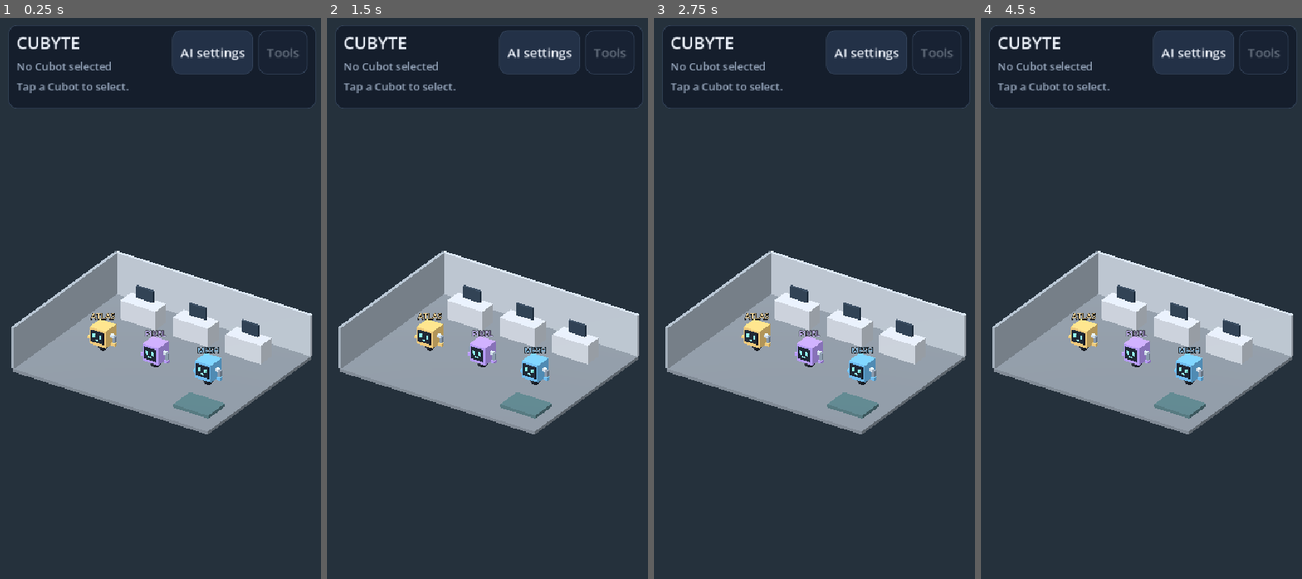
Above: before the commit, frames 1-4 (left to right).
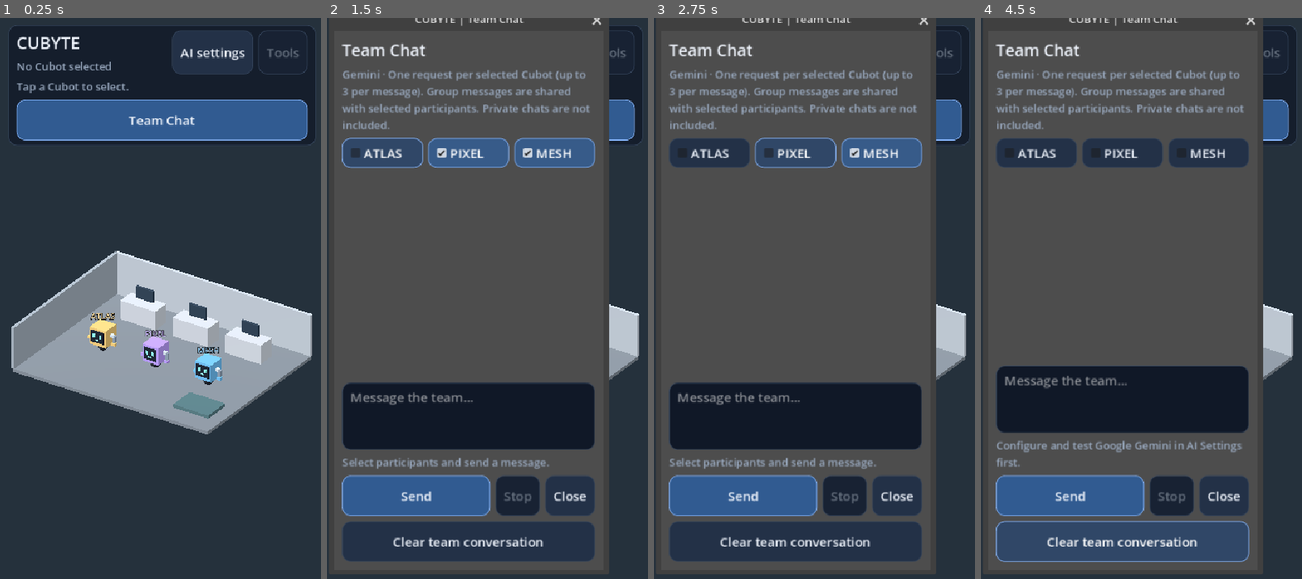
Above: after the commit, the same moments.

Repository: joparoxxx/VOXHAVEN
Game: Godot game, scene res://scenes/office.tscn
Same seed, same stepped clock (60 frames per second), same inputs: the game is played once before the commit and once after it.
Inputs (mouse positions are in pixels of both pictures, inside the frame that each line leads up to):
- Up to frame 1 (0.25 s): no input
- Up to frame 2 (1.5 s): click (487, 118) at 0.5 s, where only the run after the commit has a clickable "Team Chat"; click (381, 152) at 1.25 s, where only the run after the commit has a clickable "ATLAS"
- Up to frame 3 (2.75 s): click (795, 152) at 2 s, where only the run after the commit has a clickable "PIXEL"
- Up to frame 4 (4.5 s): click (1208, 152) at 2.75 s, where only the run after the commit has a clickable "MESH"; click (1070, 494) at 3.5 s, where only the run after the commit has a clickable "Send"; click (1122, 539) at 4.25 s, where only the run after the commit has a clickable "Clear team conversation"

The runs differ from the first frame. In frame 1, 6.6% of the frame differs, in the area x 2-99%, y 14-23%; in frame 2, 79%; in frame 3, 78%; in frame 4, 81%, in the area x 0-99%, y 0-100%.

Commit message:
feat(office): open team chat from the global HUD [skip ci]

Diff:
--- a/game/scenes/office.gd
+++ b/game/scenes/office.gd
@@ -3,6 +3,8 @@
 const Skills = preload("res://core/skill_registry.gd")
 const Roster = preload("res://core/robot_roster.gd")
 const AIConsole = preload("res://scenes/ai_console.gd")
+const TeamChat = preload("res://scenes/team_chat.gd")
+var team_chat: Window
 const UI = preload("res://ui/mobile_theme.gd")
 var ai_console
 var roster = Roster.new()
@@ -188,6 +190,11 @@
 	status = UI.label("Tap a Cubot to select.", 16, UI.MUTED)
 	status.max_lines_visible = 2
 	top_column.add_child(status)
+	var workspace_row := HBoxContainer.new()
+	top_column.add_child(workspace_row)
+	var team_button := UI.button("Team Chat", _show_team, true)
+	team_button.size_flags_horizontal = Control.SIZE_EXPAND_FILL
+	workspace_row.add_child(team_button)
 
 	var bottom := PanelContainer.new()
 	cubot_actions = bottom
@@ -254,6 +261,9 @@
 	ai_console.visible = false
 	add_child(ai_console)
 	ai_console.proposal_approved.connect(_ai_task)
+	team_chat = TeamChat.new()
+	team_chat.hide()
+	add_child(team_chat)
 	_build_skill_dialog()
 	_build_robot_dialog()
 	_select_cubot(-1)
@@ -626,3 +636,7 @@
 		return
 	_select_cubot(index)
 	_queue(tool, payload, robot_id if worker_id != robot_id else "")
+
+func _show_team() -> void:
+	if not busy and not ai_console.online_busy:
+		team_chat.call("show_team", ai_console)
